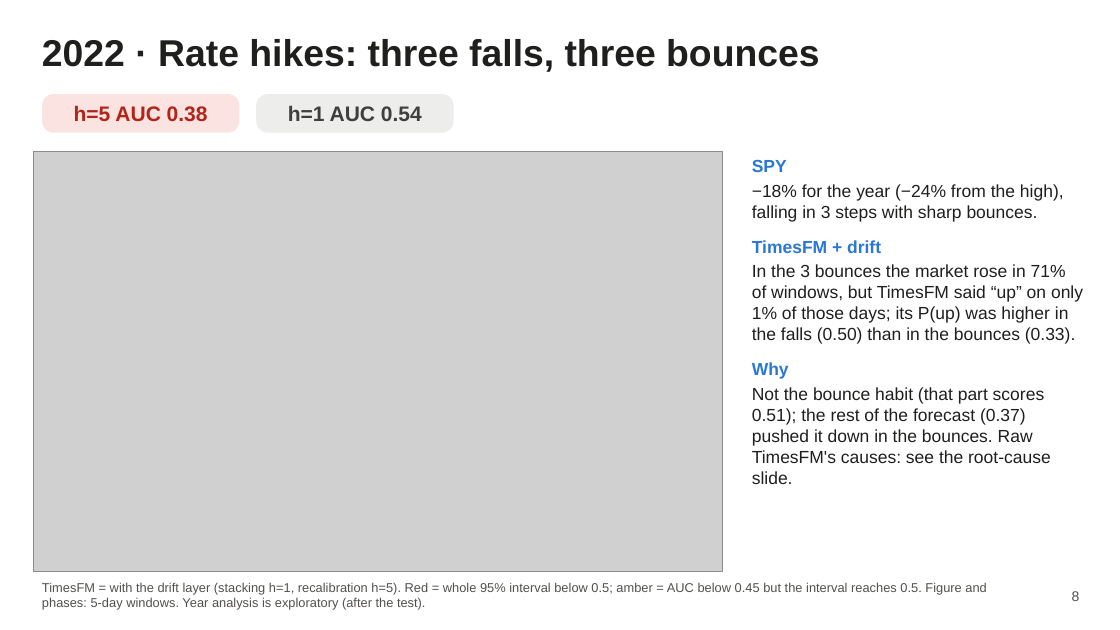
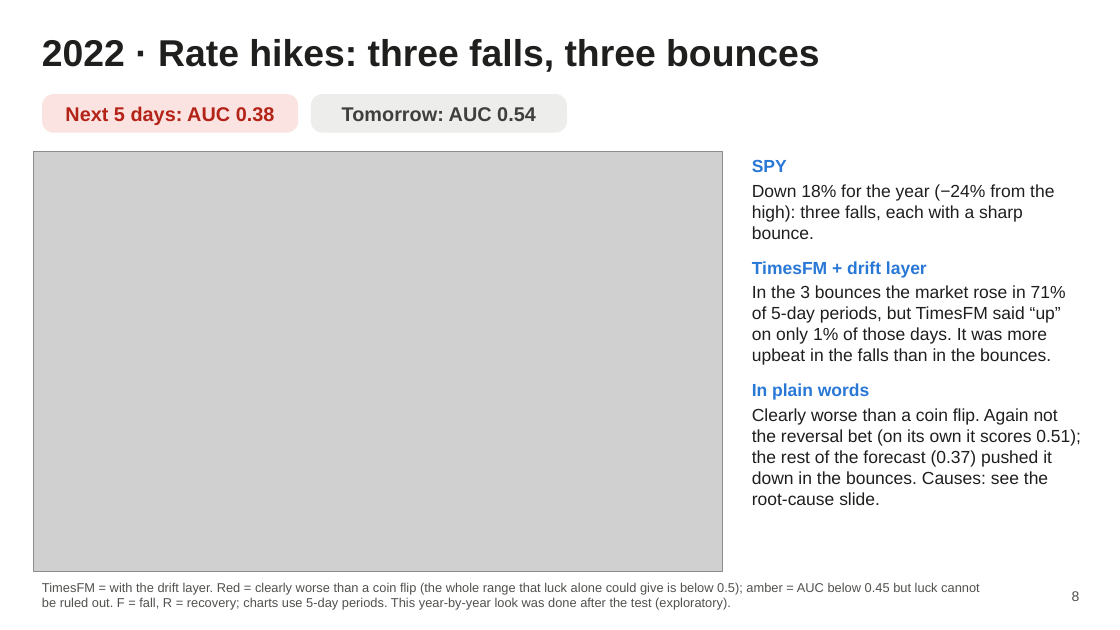
Before and after one commit to AmauryJayr/Predicting-SP500, a slide deck: slide 8 of timesfm3_experiment/slides/timesfm3_slides.pptx. Drawn at 1120x630 pixels with LibreOffice and Linux fonts; fonts in the diff are those of the drawing; grey boxes stand for pictures. Boxes give left, top, right and bottom in pixels: in the first picture for what was removed or moved away, otherwise in the second. Text is boxed around its words. In the diff, an @@ line names an element or a change of style, - is before the commit and + after.

```diff
--- a/timesfm3_experiment/slides/timesfm3_slides.pptx
+++ b/timesfm3_experiment/slides/timesfm3_slides.pptx
@@ rounded rectangle "Next 5 days: AUC 0.38": place and size @@
-rounded rectangle "Next 5 days: AUC 0.38" at (42,94,239,133)
+rounded rectangle "Next 5 days: AUC 0.38" at (42,94,298,133)
@@ text in rounded rectangle at (65,106,275,125): text changed; size 18 to 17 pt @@
-h=5 AUC 0.38
+Next 5 days: AUC 0.38
@@ rounded rectangle "Tomorrow: AUC 0.54": place and size @@
-rounded rectangle "Tomorrow: AUC 0.54" at (256,94,454,133)
+rounded rectangle "Tomorrow: AUC 0.54" at (311,94,567,133)
@@ text in rounded rectangle at (342,107,536,121): text changed; size 18 to 17 pt @@
-h=1 AUC 0.54
+Tomorrow: AUC 0.54
@@ text at (752,184,1081,505): text changed @@
-−18% for the year (−24% from the high), falling in 3 steps with sharp bounces.
-TimesFM + drift
-In the 3 bounces the market rose in 71% of windows, but TimesFM said “up” on only 1% of those days; its P(up) was higher in the falls (0.50) than in the bounces (0.33).
-Why
-Not the bounce habit (that part scores 0.51); the rest of the forecast (0.37) pushed it down in the bounces. Raw TimesFM's causes: see the root-cause slide.
+Down 18% for the year (−24% from the high): three falls, each with a sharp bounce.
+TimesFM + drift layer
+In the 3 bounces the market rose in 71% of 5-day periods, but TimesFM said “up” on only 1% of those days. It was more upbeat in the falls than in the bounces.
+In plain words
+Clearly worse than a coin flip. Again not the reversal bet (on its own it scores 0.51); the rest of the forecast (0.37) pushed it down in the bounces. Causes: see the root-cause slide.
@@ text at (42,582,980,610): text changed @@
-TimesFM = with the drift layer (stacking h=1, recalibration h=5). Red = whole 95% interval below 0.5; amber = AUC below 0.45 but the interval reaches 0.5. Figure and phases: 5-day windows. Year analysis is exploratory (after the test).
+TimesFM = with the drift layer. Red = clearly worse than a coin flip (the whole range that luck alone could give is below 0.5); amber = AUC below 0.45 but luck cannot be ruled out. F = fall, R = recovery; charts use 5-day periods. This year-by-year look was done after the test (exploratory).
```
Also in this commit, not shown: 16 other slides changed, 41 other files.
